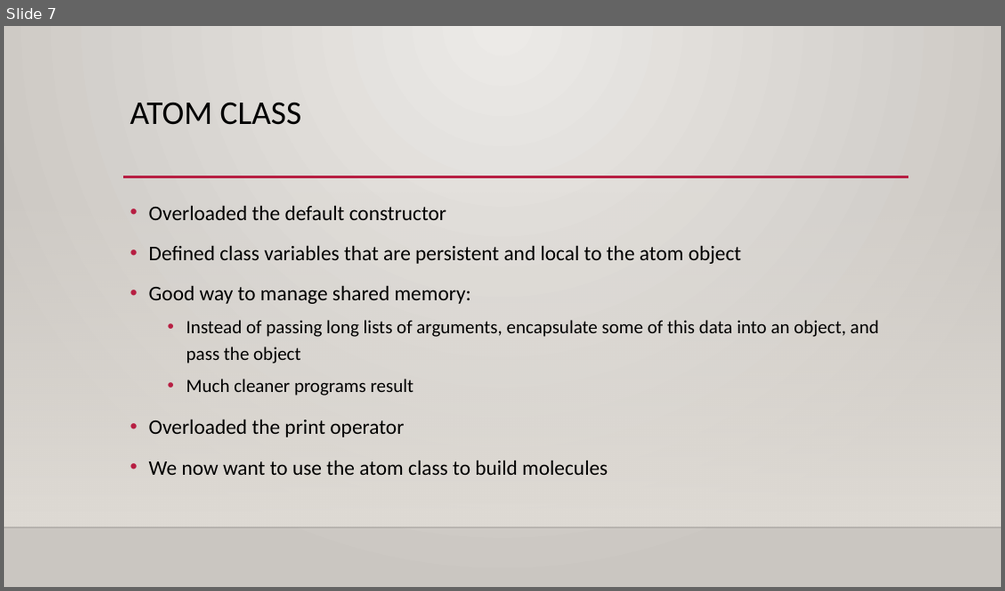
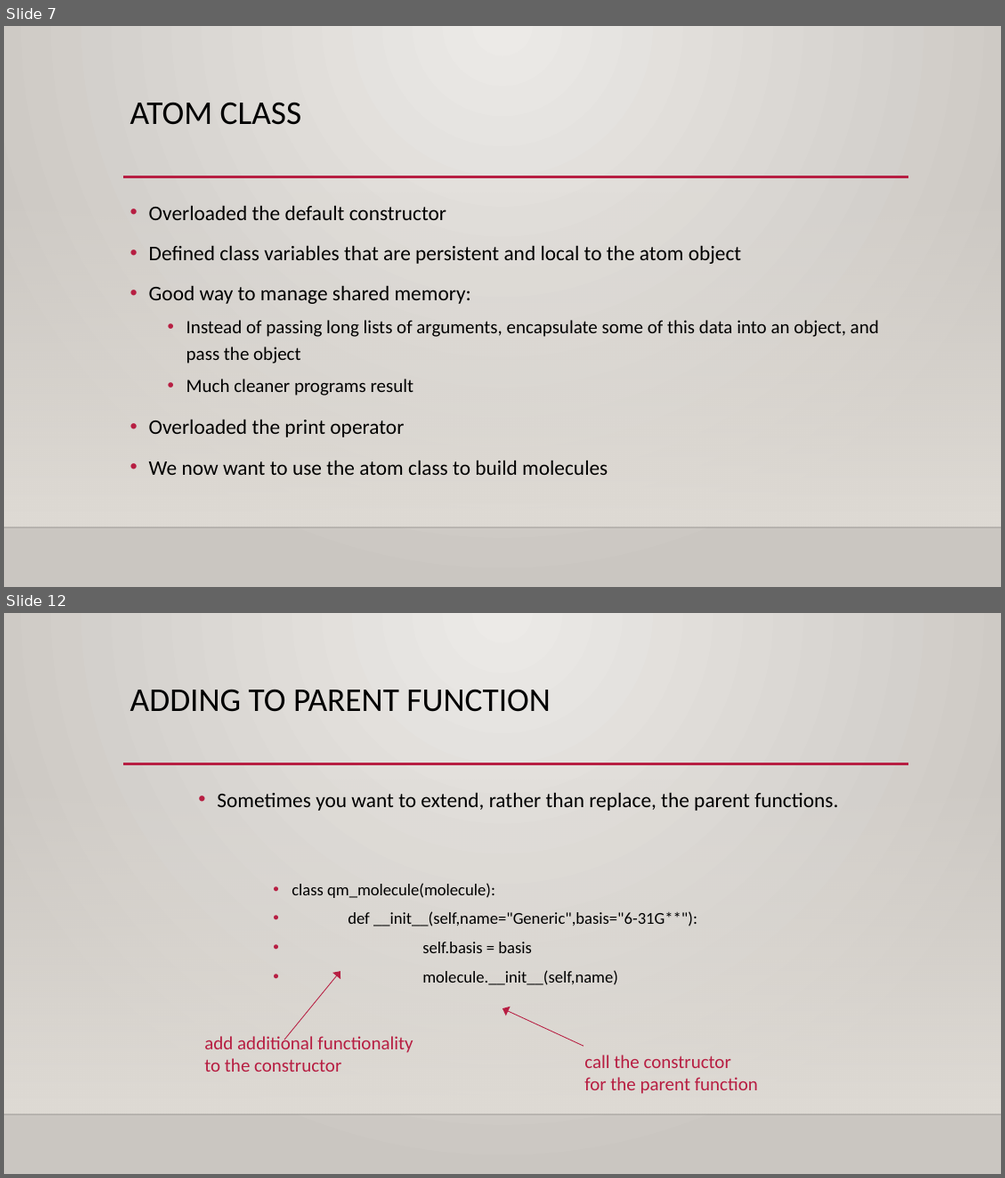
Before and after one commit to KERT-core/pythonEdu, a slide deck: chapter2/Python class II.pptx. Shown one above the other, each under a label of ours: slide 7 before the commit, slides 7 and 12 after it; the slides between them are not shown. The pictures are 1005x591 and 1005x1178 pixels, drawn with LibreOffice and Linux fonts; fonts in the diff are those of the drawing; background and template pictures are left out. Boxes give left, top, right and bottom in pixels: in the first picture for what was removed or moved away, otherwise in the second. Text is boxed around its words. In the diff, an @@ line names an element or a change of style, - is before the commit and + after.

```diff
--- a/chapter2/Python class II.pptx
+++ b/chapter2/Python class II.pptx
@@ slide 12 added at [4,613,1001,1174], background gradient #ECEAE7 to #CAC7C1; not listed: 3 template elements that a slide beside it also shows @@
@@ title added at [130,689,550,712], 32 pt, text #000000 @@
+ADDING TO PARENT FUNCTION
@@ text added at [217,792,838,985], 16 pt, text #000000 @@
+• Sometimes you want to extend, rather than replace, the parent functions.
+    • class qm_molecule(molecule):
+    • def __init__(self,name="Generic",basis="6-31G**"):
+    • self.basis = basis
+    • molecule.__init__(self,name)
@@ arrow added from (284, 1039) to (340, 971), #B71E42 0.75 pt @@
@@ arrow added from (583, 1046) to (502, 1008), #B71E42 0.75 pt @@
@@ text added at [204,1033,413,1071], 18 pt, text #B71E42 @@
+add additional functionality
+to the constructor
@@ text added at [584,1054,758,1094], 18 pt, text #B71E42 @@
+call the constructor
+for the parent function
```
Also in this commit, not shown: 2 slides changed, 14 other slides added, 6 other files.
